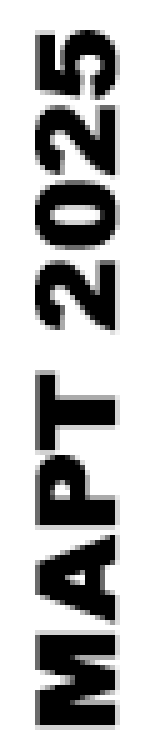
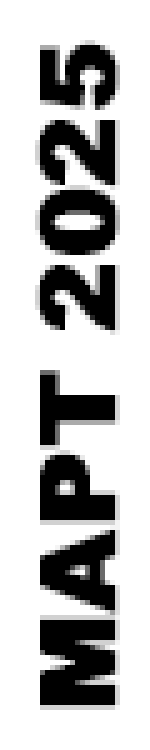
Layered file, before and after one edit (w=150, h=750). Changes by layer:
painted on "МАРТ 2025" over [35, 30, 120, 730]
